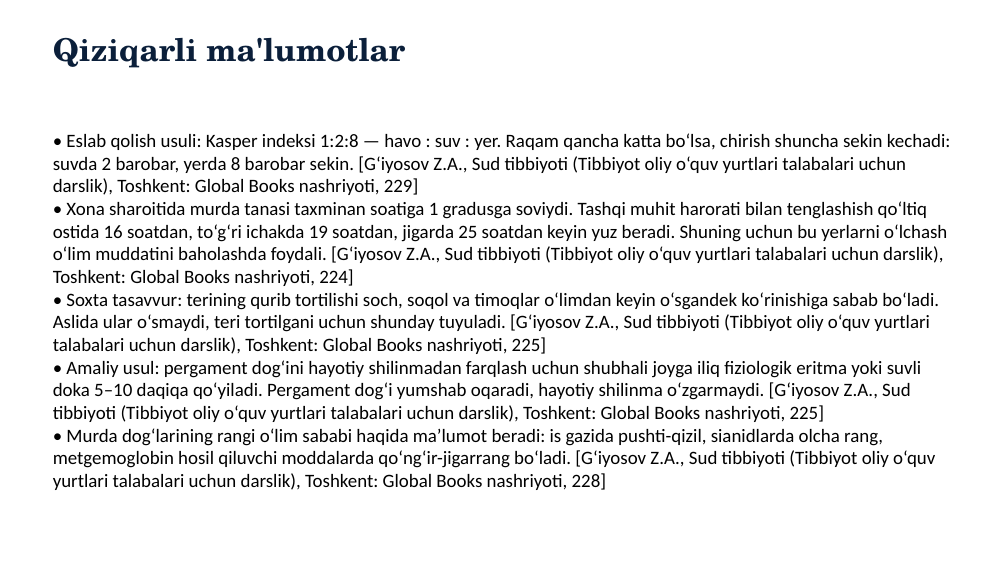
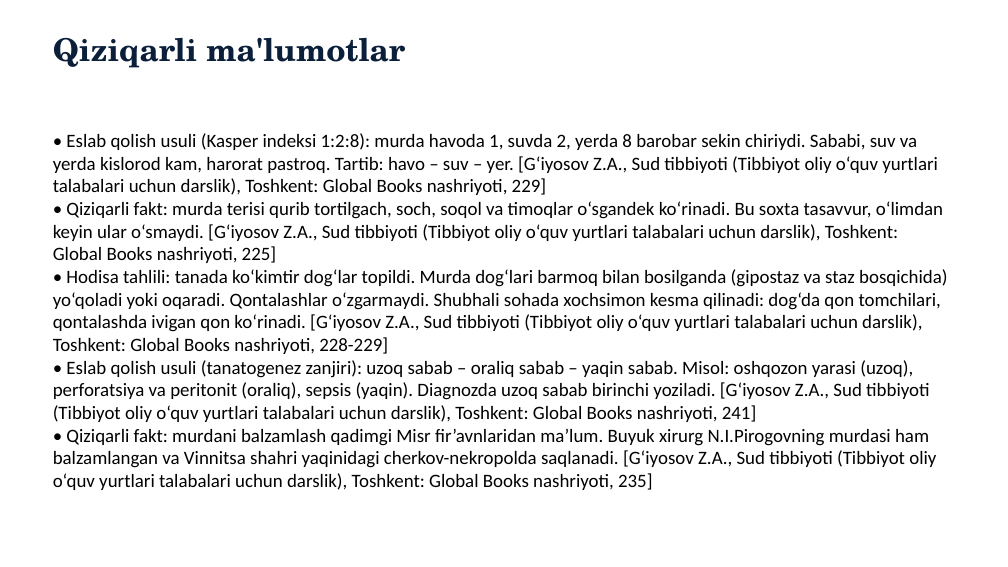
Before and after one commit to davlatsudekspert/forensic-expert, a slide deck: slide 44 of out/4-kurs-davolash-01.pptx (slide 41 before the commit). Drawn at 1008x567 pixels with LibreOffice and Linux fonts; fonts in the diff are those of the drawing. Boxes give left, top, right and bottom in pixels: in the first picture for what was removed or moved away, otherwise in the second. Text is boxed around its words. In the diff, an @@ line names an element or a change of style, - is before the commit and + after.

```diff
--- a/out/4-kurs-davolash-01.pptx
+++ b/out/4-kurs-davolash-01.pptx
@@ text at (53, 133, 947, 490): text changed @@
-• Eslab qolish usuli: Kasper indeksi 1:2:8 — havo : suv : yer. Raqam qancha katta bo‘lsa, chirish shuncha sekin kechadi: suvda 2 barobar, yerda 8 barobar sekin. [G‘iyosov Z.A., Sud tibbiyoti (Tibbiyot oliy o‘quv yurtlari talabalari uchun darslik), Toshkent: Global Books nashriyoti, 229]
-• Xona sharoitida murda tanasi taxminan soatiga 1 gradusga soviydi. Tashqi muhit harorati bilan tenglashish qo‘ltiq ostida 16 soatdan, to‘g‘ri ichakda 19 soatdan, jigarda 25 soatdan keyin yuz beradi. Shuning uchun bu yerlarni o‘lchash o‘lim muddatini baholashda foydali. [G‘iyosov Z.A., Sud tibbiyoti (Tibbiyot oliy o‘quv yurtlari talabalari uchun darslik), Toshkent: Global Books nashriyoti, 224]
-• Soxta tasavvur: terining qurib tortilishi soch, soqol va timoqlar o‘limdan keyin o‘sgandek ko‘rinishiga sabab bo‘ladi. Aslida ular o‘smaydi, teri tortilgani uchun shunday tuyuladi. [G‘iyosov Z.A., Sud tibbiyoti (Tibbiyot oliy o‘quv yurtlari talabalari uchun darslik), Toshkent: Global Books nashriyoti, 225]
-• Amaliy usul: pergament dog‘ini hayotiy shilinmadan farqlash uchun shubhali joyga iliq fiziologik eritma yoki suvli doka 5–10 daqiqa qo‘yiladi. Pergament dog‘i yumshab oqaradi, hayotiy shilinma o‘zgarmaydi. [G‘iyosov Z.A., Sud tibbiyoti (Tibbiyot oliy o‘quv yurtlari talabalari uchun darslik), Toshkent: Global Books nashriyoti, 225]
-• Murda dog‘larining rangi o‘lim sababi haqida ma’lumot beradi: is gazida pushti-qizil, sianidlarda olcha rang, metgemoglobin hosil qiluvchi moddalarda qo‘ng‘ir-jigarrang bo‘ladi. [G‘iyosov Z.A., Sud tibbiyoti (Tibbiyot oliy o‘quv yurtlari talabalari uchun darslik), Toshkent: Global Books nashriyoti, 228]
+• Eslab qolish usuli (Kasper indeksi 1:2:8): murda havoda 1, suvda 2, yerda 8 barobar sekin chiriydi. Sababi, suv va yerda kislorod kam, harorat pastroq. Tartib: havo – suv – yer. [G‘iyosov Z.A., Sud tibbiyoti (Tibbiyot oliy o‘quv yurtlari talabalari uchun darslik), Toshkent: Global Books nashriyoti, 229]
+• Qiziqarli fakt: murda terisi qurib tortilgach, soch, soqol va timoqlar o‘sgandek ko‘rinadi. Bu soxta tasavvur, o‘limdan keyin ular o‘smaydi. [G‘iyosov Z.A., Sud tibbiyoti (Tibbiyot oliy o‘quv yurtlari talabalari uchun darslik), Toshkent: Global Books nashriyoti, 225]
+• Hodisa tahlili: tanada ko‘kimtir dog‘lar topildi. Murda dog‘lari barmoq bilan bosilganda (gipostaz va staz bosqichida) yo‘qoladi yoki oqaradi. Qontalashlar o‘zgarmaydi. Shubhali sohada xochsimon kesma qilinadi: dog‘da qon tomchilari, qontalashda ivigan qon ko‘rinadi. [G‘iyosov Z.A., Sud tibbiyoti (Tibbiyot oliy o‘quv yurtlari talabalari uchun darslik), Toshkent: Global Books nashriyoti, 228-229]
+• Eslab qolish usuli (tanatogenez zanjiri): uzoq sabab – oraliq sabab – yaqin sabab. Misol: oshqozon yarasi (uzoq), perforatsiya va peritonit (oraliq), sepsis (yaqin). Diagnozda uzoq sabab birinchi yoziladi. [G‘iyosov Z.A., Sud tibbiyoti (Tibbiyot oliy o‘quv yurtlari talabalari uchun darslik), Toshkent: Global Books nashriyoti, 241]
+• Qiziqarli fakt: murdani balzamlash qadimgi Misr fir’avnlaridan ma’lum. Buyuk xirurg N.I.Pirogovning murdasi ham balzamlangan va Vinnitsa shahri yaqinidagi cherkov-nekropolda saqlanadi. [G‘iyosov Z.A., Sud tibbiyoti (Tibbiyot oliy o‘quv yurtlari talabalari uchun darslik), Toshkent: Global Books nashriyoti, 235]
```
Also in this commit, not shown: 39 other slides changed, 3 slides added, 22 other files.
